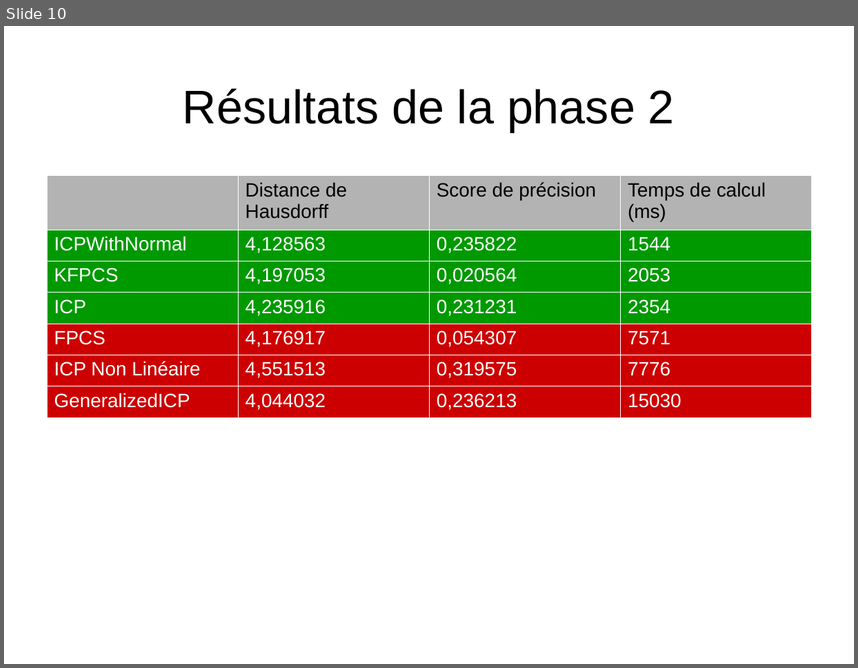
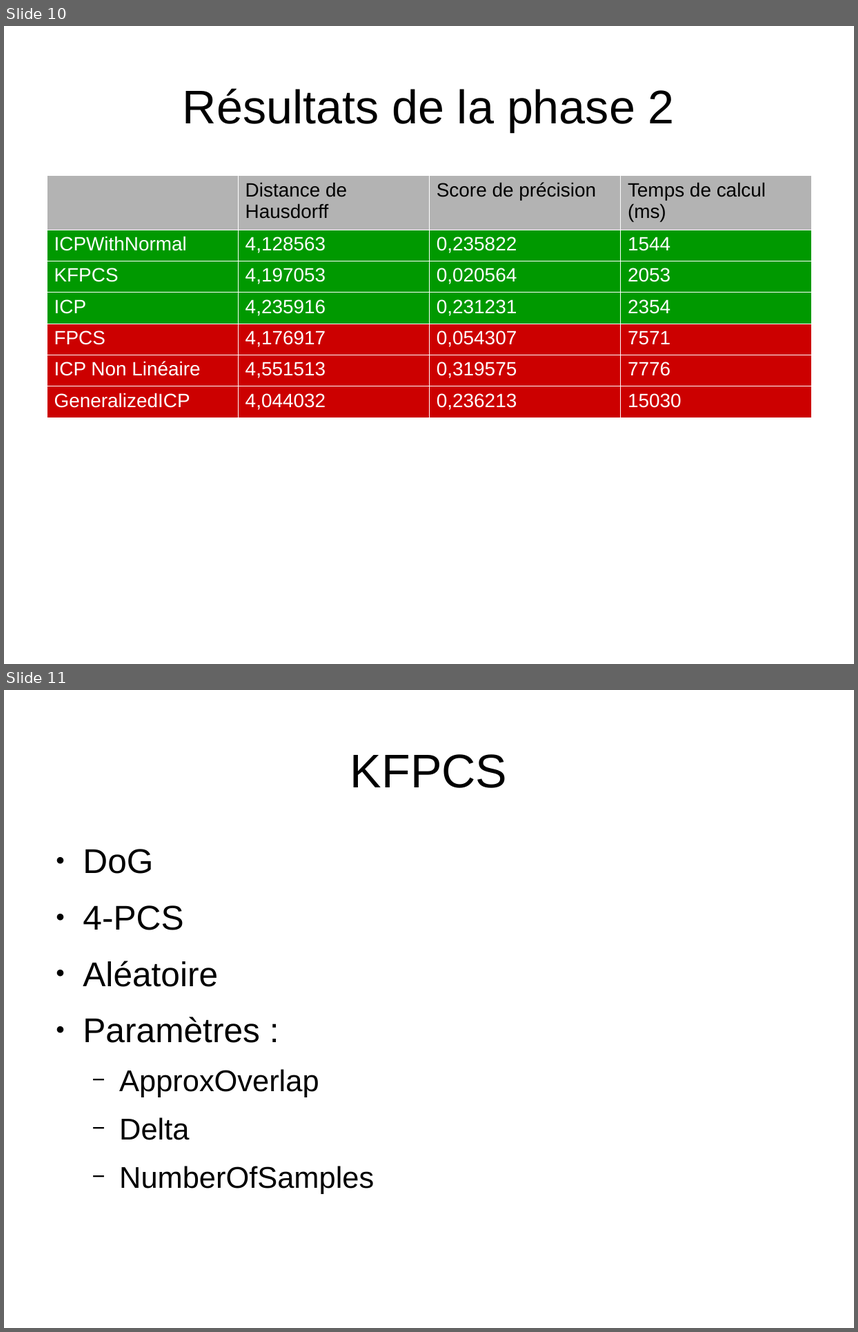
Before and after one commit to MABILYJohan/TER_Recalage_multi_points, a slide deck: Rapports et diapos/Diapositive_TER.odp. Shown one above the other, each under a label of ours: slide 10 before the commit, slides 10 and 11 after it. The pictures are 858x668 and 858x1332 pixels, drawn with LibreOffice and Linux fonts; fonts in the diff are those of the drawing. Boxes give left, top, right and bottom in pixels: in the first picture for what was removed or moved away, otherwise in the second. Text is boxed around its words. In the diff, an @@ line names an element or a change of style, - is before the commit and + after.

```diff
--- a/Rapports et diapos/Diapositive_TER.odp
+++ b/Rapports et diapos/Diapositive_TER.odp
@@ slide 11 added at <box>4,690,854,1328</box>, background #FFFFFF @@
@@ title added at <box>350,754,507,788</box>, 44 pt, text #000000 @@
+KFPCS
@@ text added at <box>83,849,374,1194</box>, 28 pt, text #000000 @@
+● DoG
+● 4-PCS
+● Aléatoire
+● Paramètres :
+  − ApproxOverlap
+  − Delta
+  − NumberOfSamples
```
Also in this commit, not shown: 2 slides changed, 2 other slides added.
